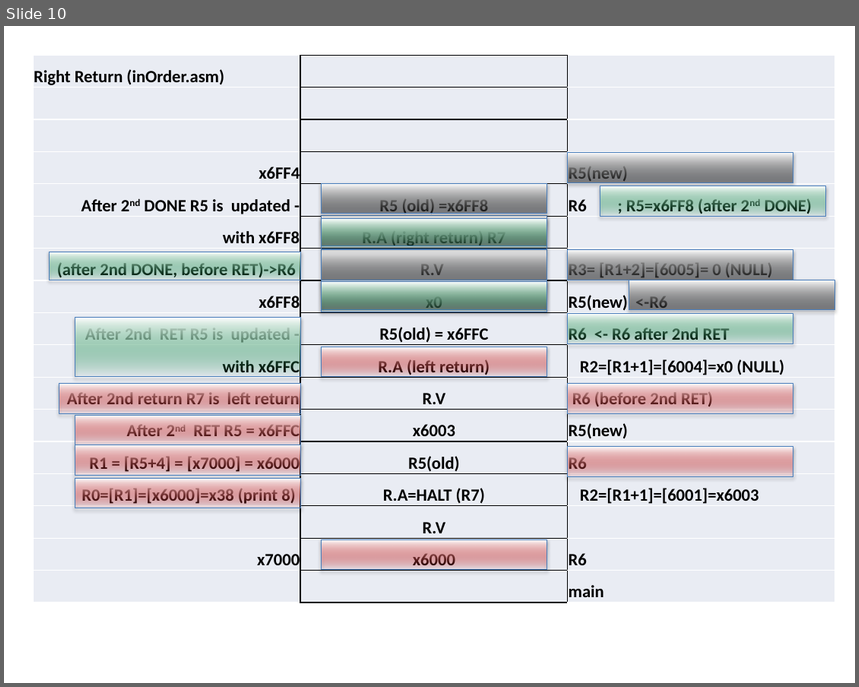
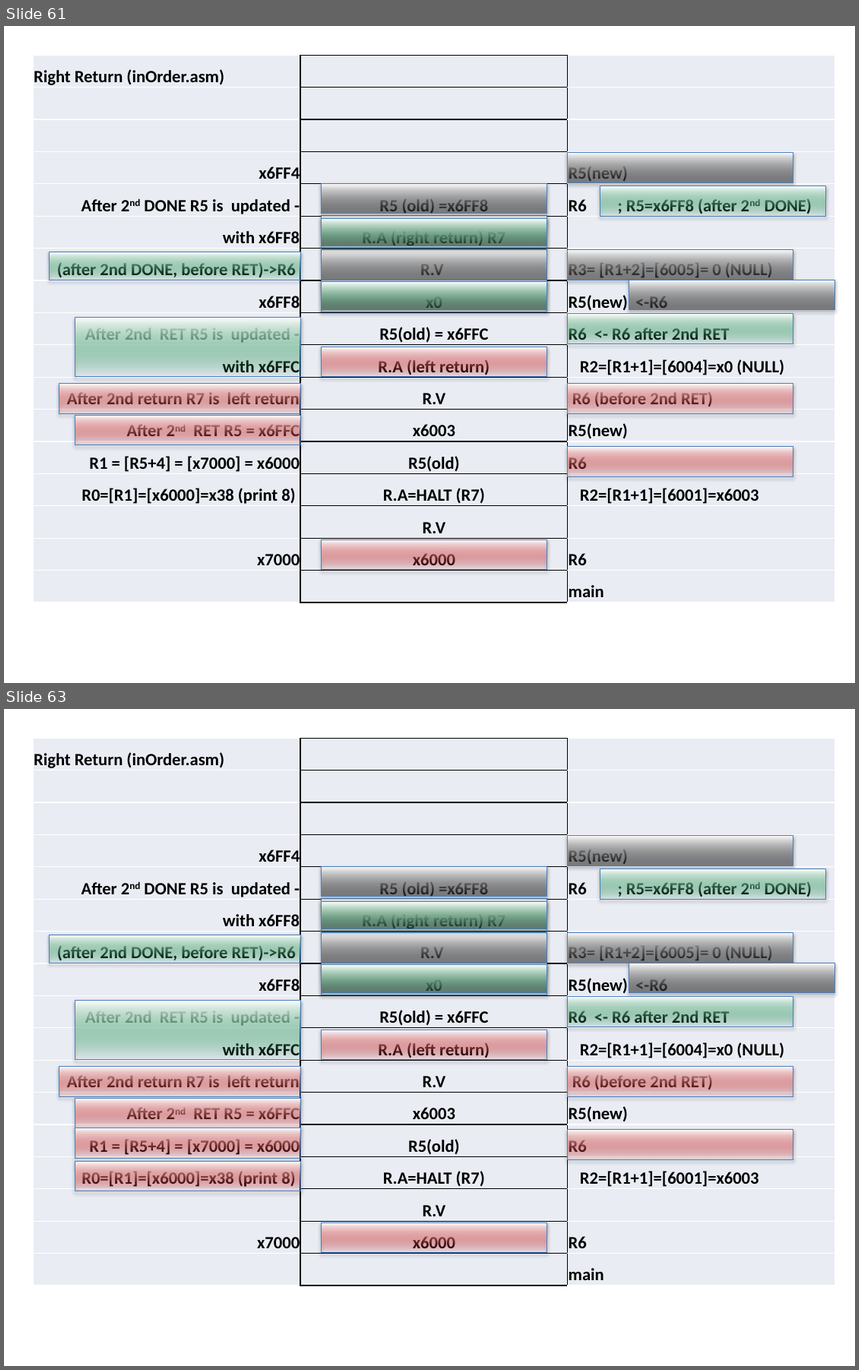
Before and after one commit to ubhowmik/ECE220_Fall2019, a slide deck: LEC#22/Lecture_22.pptx. Shown one above the other, each under a label of ours: slide 10 before the commit, slides 61 and 63 after it; the slides between them are not shown. The pictures are 859x687 and 859x1370 pixels, drawn with LibreOffice and Linux fonts; fonts in the diff are those of the drawing; background and template pictures are left out. Boxes give left, top, right and bottom in pixels: in the first picture for what was removed or moved away, otherwise in the second. Text is boxed around its words. In the diff, an @@ line names an element or a change of style, - is before the commit and + after.

```diff
--- a/LEC#22/Lecture_22.pptx
+++ b/LEC#22/Lecture_22.pptx
@@ slide 61 added at [4, 26, 855, 683], background #FFFFFF @@
@@ table added at [34, 56, 835, 604], 17 rows, 3 columns @@
+Right Return (inOrder.asm) |  | 
+ |  | 
+ |  | 
+x6FF4 |  | R5(new)
+After 2nd DONE R5 is updated - | R5 (old) =x6FF8 | R6 ; R5=x6FF8 (after 2nd DONE)
+with x6FF8 | R.A (right return) R7 | 
+(after 2nd DONE, before RET)->R6 | R.V | R3= [R1+2]=[6005]= 0 (NULL)
+x6FF8 | x0 | R5(new) <-R6
+After 2nd RET R5 is updated - | R5(old) = x6FFC | R6 <- R6 after 2nd RET
+with x6FFC | R.A (left return) | R2=[R1+1]=[6004]=x0 (NULL)
+After 2nd return R7 is left return | R.V | R6 (before 2nd RET)
+After 2nd RET R5 = x6FFC | x6003 | R5(new)
+R1 = [R5+4] = [x7000] = x6000 | R5(old) | R6
+R0=[R1]=[x6000]=x38 (print 8) | R.A=HALT (R7) | R2=[R1+1]=[6001]=x6003
+ | R.V | 
+x7000 | x6000 | R6
+ |  | main
@@ rectangle added at [567, 153, 794, 183], fill gradient #C00000 to #262626 to #FFFFFF, outline #4B7EBC 0.75 pt @@
@@ rectangle added at [321, 184, 547, 214], fill gradient #C00000 to #262626 to #FFFFFF, outline #4B7EBC 0.75 pt @@
@@ rectangle added at [600, 186, 826, 216], fill gradient #C00000 to #00B050 to #FFFFFF, outline #4B7EBC 0.75 pt @@
@@ rectangle added at [321, 215, 547, 246], fill gradient #C00000 to #262626 to #FFFFFF, outline #4B7EBC 0.75 pt @@
@@ rectangle added at [321, 219, 547, 249], fill gradient #C00000 to #00B050 to #FFFFFF, outline #4B7EBC 0.75 pt @@
@@ rectangle added at [49, 252, 301, 281], fill gradient #C00000 to #00B050 to #FFFFFF, outline #4B7EBC 0.75 pt @@
@@ rectangle added at [321, 250, 547, 281], fill gradient #C00000 to #262626 to #FFFFFF, outline #4B7EBC 0.75 pt @@
@@ rectangle added at [567, 250, 794, 281], fill gradient #C00000 to #262626 to #FFFFFF, outline #4B7EBC 0.75 pt @@
@@ rectangle added at [321, 281, 547, 311], fill gradient #C00000 to #262626 to #FFFFFF, outline #4B7EBC 0.75 pt @@
@@ rectangle added at [321, 282, 547, 313], fill gradient #C00000 to #00B050 to #FFFFFF, outline #4B7EBC 0.75 pt @@
@@ rectangle added at [629, 281, 835, 311], fill gradient #C00000 to #262626 to #FFFFFF, outline #4B7EBC 0.75 pt @@
@@ rectangle added at [75, 318, 301, 377], fill gradient #C00000 to #00B050 to #FFFFFF, outline #4B7EBC 0.75 pt @@
@@ rectangle added at [567, 314, 794, 344], fill gradient #C00000 to #00B050 to #FFFFFF, outline #4B7EBC 0.75 pt @@
@@ rectangle added at [321, 347, 547, 377], fill gradient #C00000 to #FF0000 to #FFFFFF, outline #4B7EBC 0.75 pt @@
@@ rectangle added at [59, 384, 301, 414], fill gradient #C00000 to #FF0000 to #FFFFFF, outline #4B7EBC 0.75 pt @@
@@ rectangle added at [567, 384, 794, 414], fill gradient #C00000 to #FF0000 to #FFFFFF, outline #4B7EBC 0.75 pt @@
@@ rectangle added at [75, 415, 301, 446], fill gradient #C00000 to #FF0000 to #FFFFFF, outline #4B7EBC 0.75 pt @@
@@ rectangle added at [567, 447, 794, 477], fill gradient #C00000 to #FF0000 to #FFFFFF, outline #4B7EBC 0.75 pt @@
@@ rectangle added at [321, 540, 547, 570], fill gradient #C00000 to #FF0000 to #FFFFFF, outline #4B7EBC 0.75 pt @@
@@ what was slide 10 is now slide 63 @@
```
Also in this commit, not shown: 1 slide changed, 52 other slides added, 1 other file.
